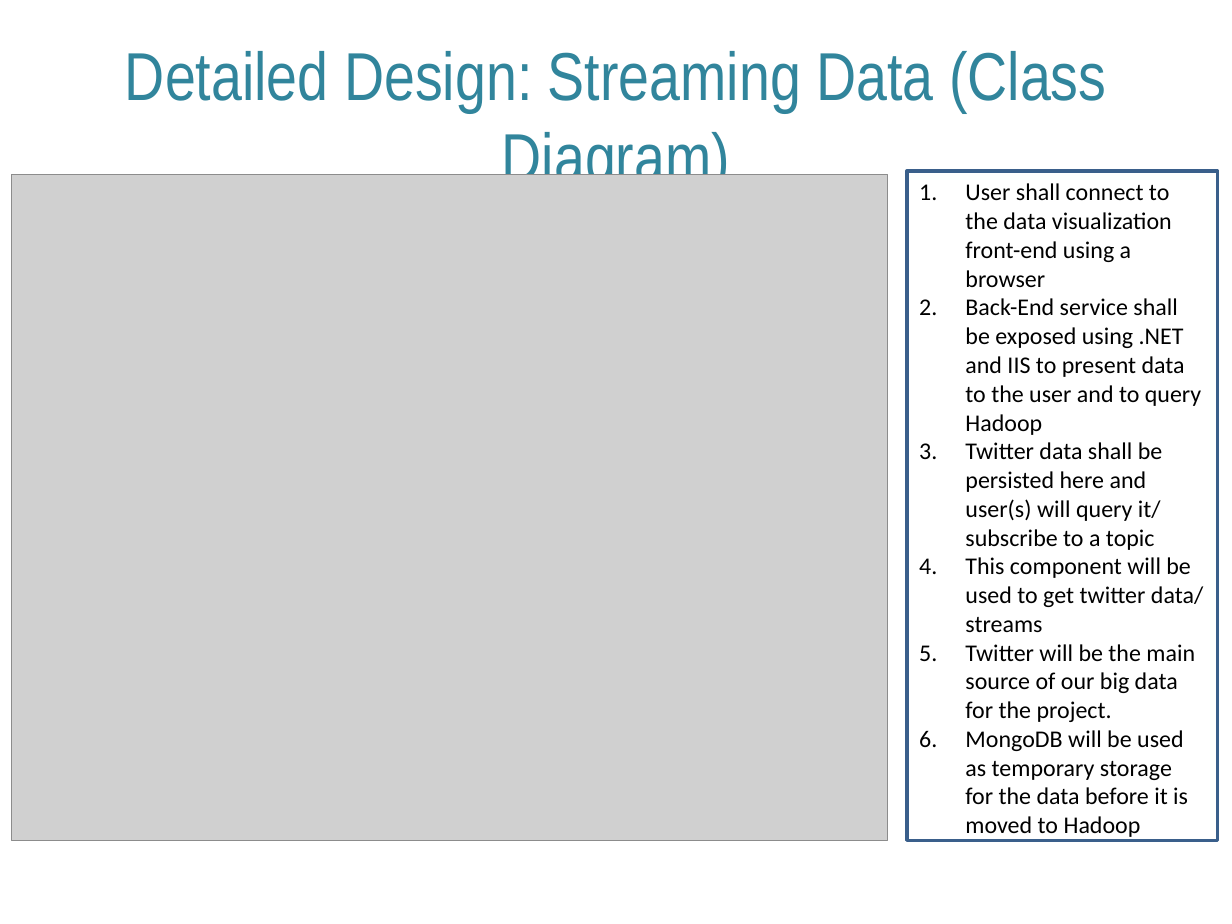
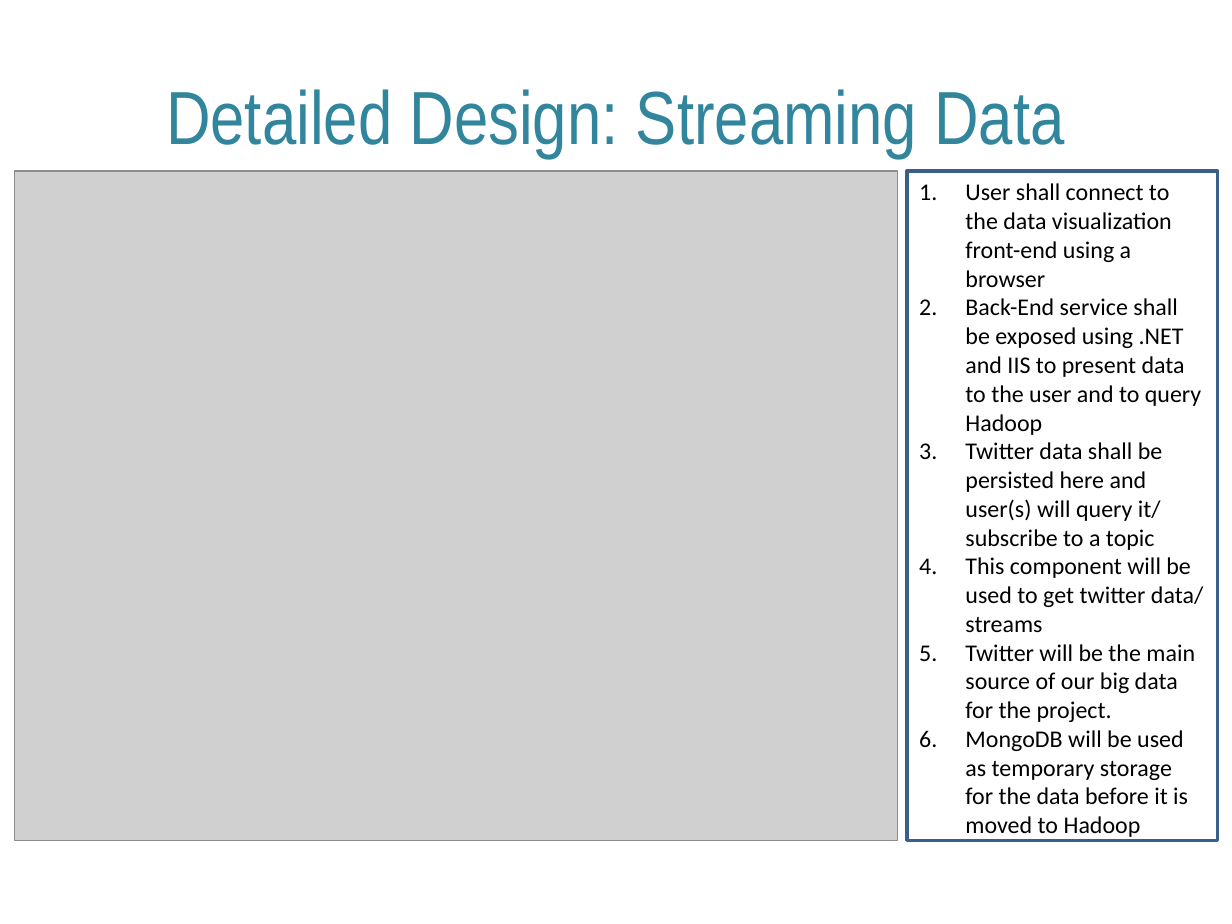
Before and after one commit to garethstephenson/ELEN7046_Group2_2016, a slide deck: slide 13 of documentation/ELEN7046 Group 2 - Group Presention.pptx (slide 11 before the commit). Drawn at 1232x924 pixels with LibreOffice and Linux fonts; fonts in the diff are those of the drawing; grey boxes stand for pictures; background and template pictures are left out. Boxes give left, top, right and bottom in pixels: in the first picture for what was removed or moved away, otherwise in the second. Text is boxed around its words. In the diff, an @@ line names an element or a change of style, - is before the commit and + after.

```diff
--- a/documentation/ELEN7046 Group 2 - Group Presention.pptx
+++ b/documentation/ELEN7046 Group 2 - Group Presention.pptx
@@ title at (166,89,1064,158): text changed; size 39.6 to 44 pt @@
-Detailed Design: Streaming Data (Class Diagram)
+Detailed Design: Streaming Data
@@ picture: place and size @@
-picture at (11,174,887,840)
+picture at (15,171,898,840)
```
Also in this commit, not shown: 6 other slides changed, 1 slide added, 1 slide removed, 6 other files.
